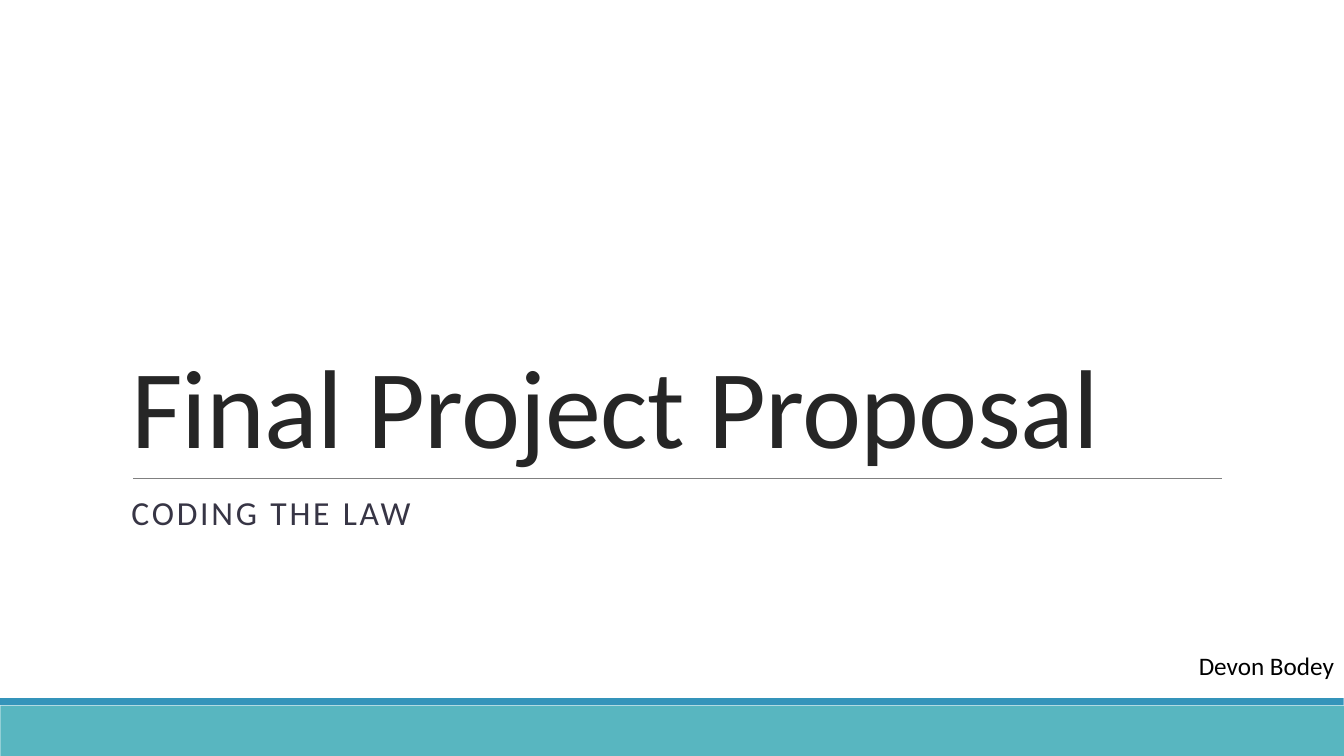
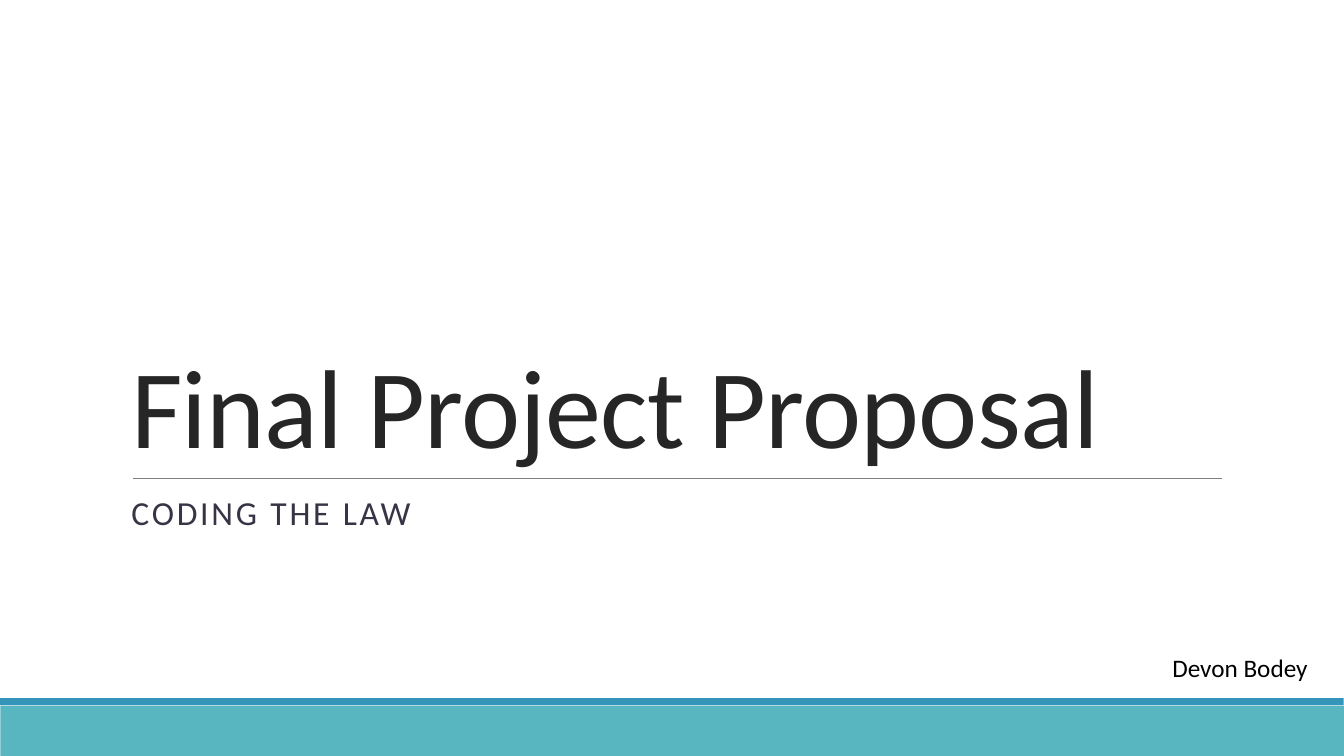
Before and after one commit to colarusso/codingthelaw, a slide deck: slide 1 of Fall_2017/work/devonbodey/Final Project Proposal.pptx. Drawn at 1344x756 pixels with LibreOffice and Linux fonts; fonts in the diff are those of the drawing. Boxes give left, top, right and bottom in pixels: in the first picture for what was removed or moved away, otherwise in the second. Text is boxed around its words. In the diff, an @@ line names an element or a change of style, - is before the commit and + after.

```diff
--- a/Fall_2017/work/devonbodey/Final Project Proposal.pptx
+++ b/Fall_2017/work/devonbodey/Final Project Proposal.pptx
@@ text "Devon Bodey": place and size @@
-text "Devon Bodey" at (1199, 657, 1334, 679)
+text "Devon Bodey" at (1172, 659, 1308, 681)
```
Also in this commit, not shown: 1 other file.
